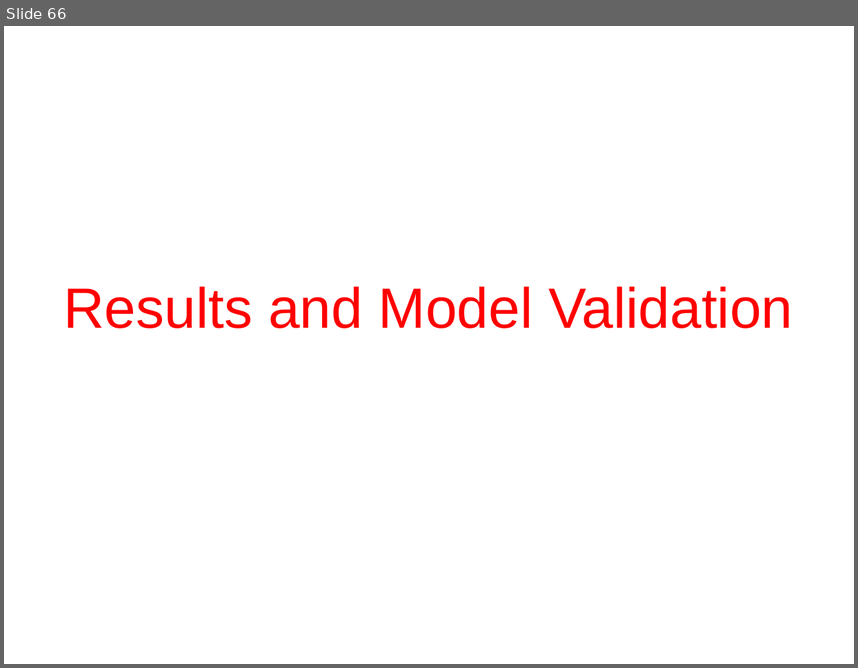
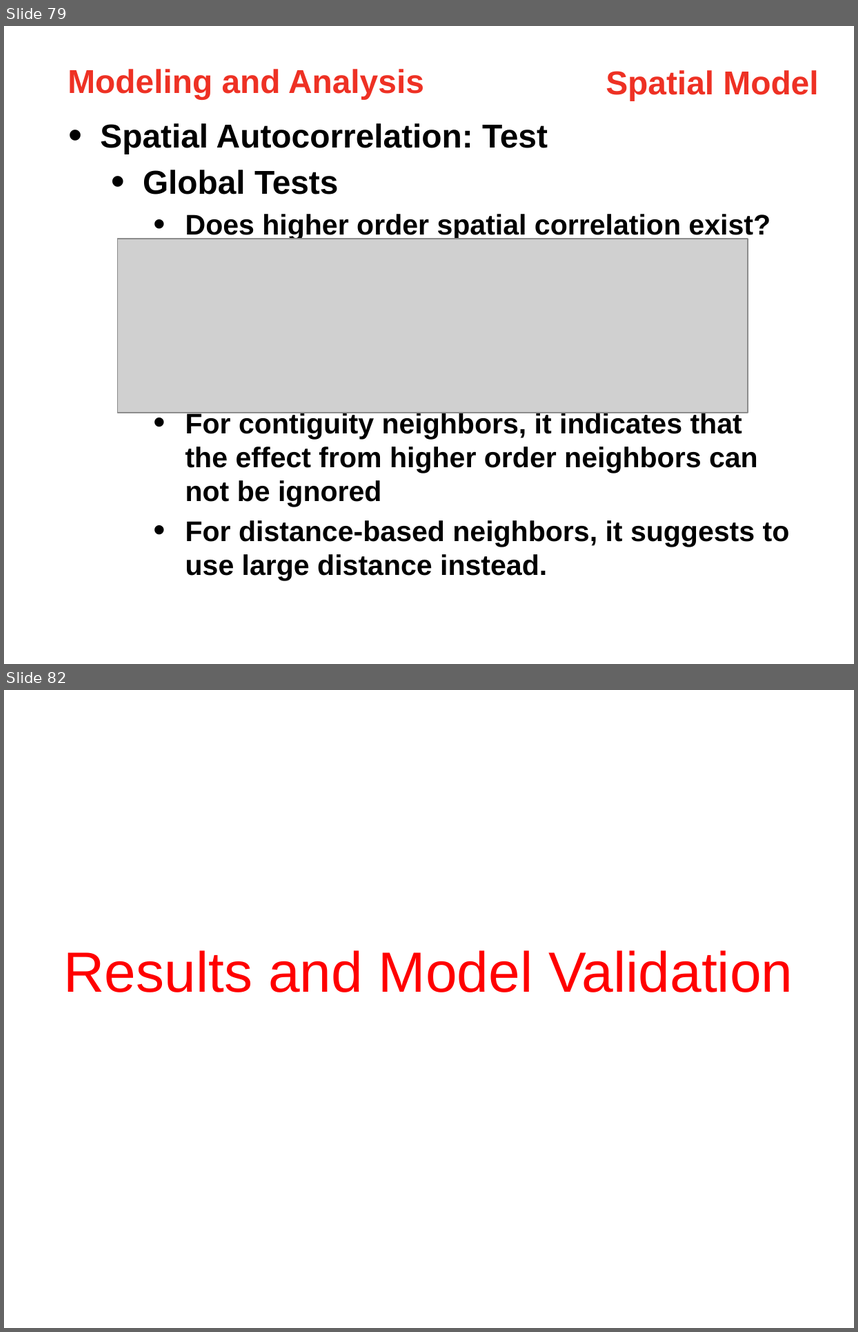
Before and after one commit to linghend/PPR, a slide deck: RentIndex/6_Presentation/RentIndex.pptx. Shown one above the other, each under a label of ours: slide 66 before the commit, slides 79 and 82 after it; the slides between them are not shown. The pictures are 858x668 and 858x1332 pixels, drawn with LibreOffice and Linux fonts; fonts in the diff are those of the drawing; grey boxes stand for pictures. Boxes give left, top, right and bottom in pixels: in the first picture for what was removed or moved away, otherwise in the second. Text is boxed around its words. In the diff, an @@ line names an element or a change of style, - is before the commit and + after.

```diff
--- a/RentIndex/6_Presentation/RentIndex.pptx
+++ b/RentIndex/6_Presentation/RentIndex.pptx
@@ slide 79 added at (4,26,854,664), background #FFFFFF @@
@@ text added at (67,69,424,99), 28 pt, text #EE3124, bold @@
+Modeling and Analysis
@@ text added at (606,70,818,101), 28 pt, text #EE3124, bold @@
+Spatial Model
@@ text added at (100,123,790,580), 24 pt, text #000000, bold @@
+• Spatial Autocorrelation: Test
+  • Global Tests
+    • Does higher order spatial correlation exist?
+    • For contiguity neighbors, it indicates that the effect from higher order neighbors can not be ignored
+    • For distance-based neighbors, it suggests to use large distance instead.
@@ picture added at (118,239,748,413) @@
@@ what was slide 66 is now slide 82 @@
```
Also in this commit, not shown: 1 slide changed, 18 other slides added, 6 other files.
